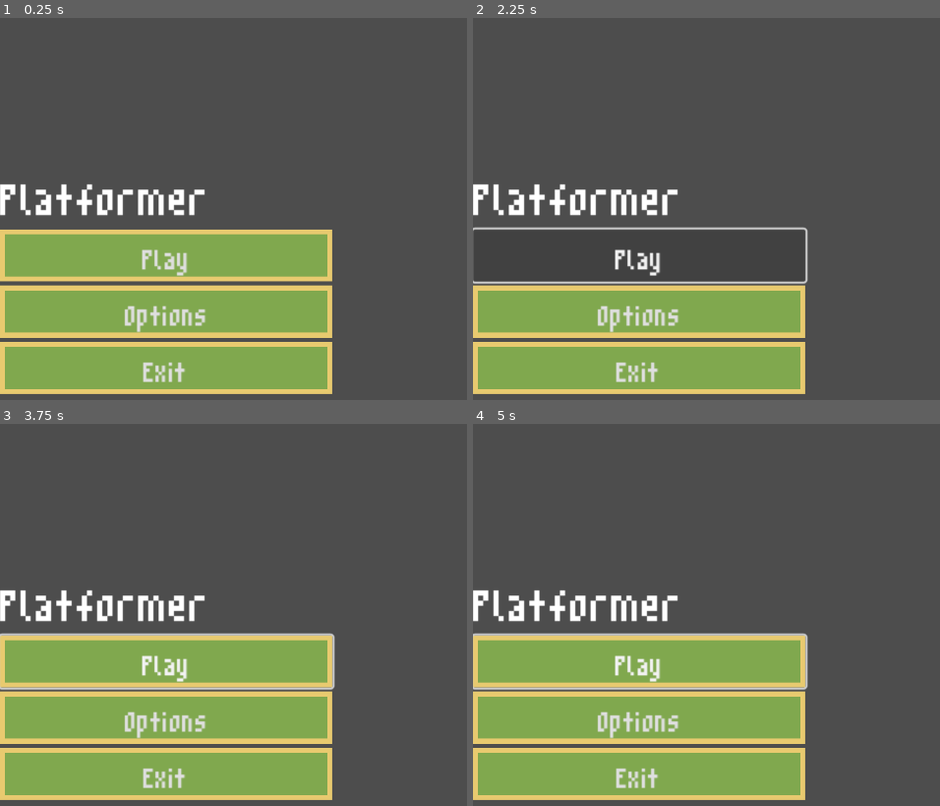
Above: before the commit, frames 1-4 (two rows, left to right).
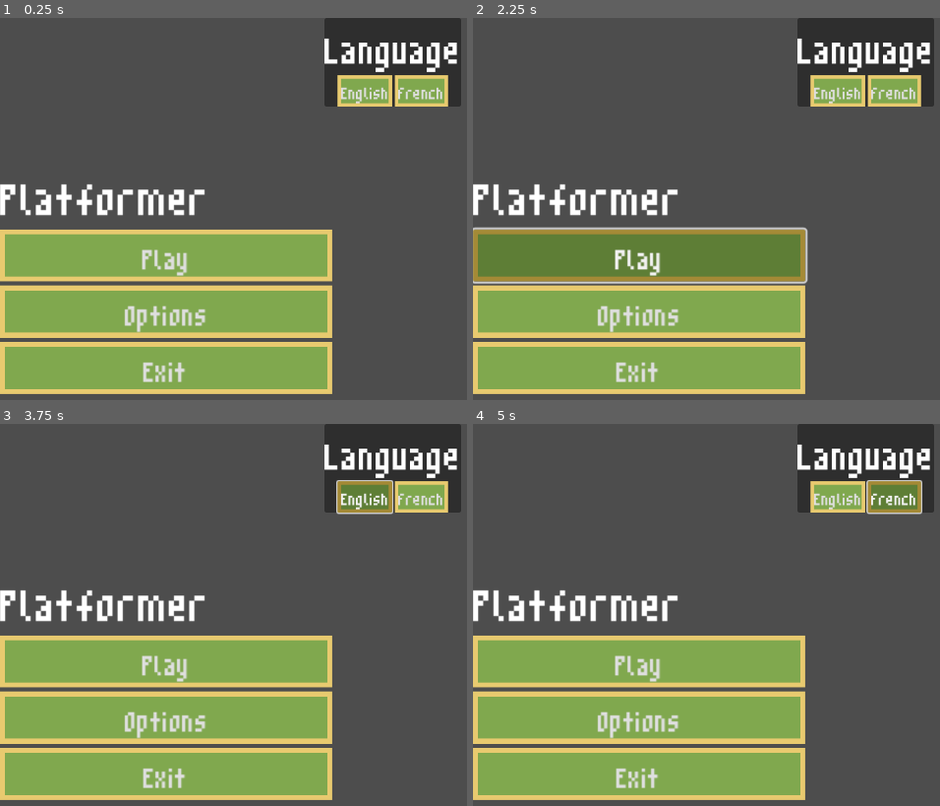
Above: after the commit, the same moments.

Repository: Sam-Gaudet/GameDevProject
Game: Godot game, scene res://Scenes/AlexisScenesAndScripts/main_menu.tscn
The game is run twice, just before and just after one commit, with the same random seed, the same clock (stepped at 60 frames per second) and the same inputs. This scene is started directly instead of the project's main scene.
Inputs (mouse positions are in pixels of both pictures, inside the frame that each line leads up to):
- Up to frame 1 (0.25 s): no input
- Up to frame 2 (2.25 s): click (837, 90) at 0.5 s, where only the run after the commit has a clickable "English"; click (893, 90) at 1.25 s, where only the run after the commit has a clickable "French"; click "Play" at 2 s
- Up to frame 3 (3.75 s): click "Play" at 2.75 s; click (364, 496) at 3.5 s, where only the run after the commit has a clickable "English"
- Up to frame 4 (5 s): click (893, 496) at 4.25 s, where only the run after the commit has a clickable "French"

The runs differ from the first frame. In frame 1, 6.7% of the frame differs, in the area x 69-99%, y 0-24%; in frame 2, 16%, in the area x 0-99%, y 0-70%; in frame 3, 7.9%; in frame 4, 7.9%.

Commit message:
Fixed buttons looking weird when hovered and pressed

Diff:
--- /dev/null
+++ b/game-dev-project/Assets/AlexisAssets/ButtonHover.tres
@@ -0,0 +1,9 @@
+[gd_resource type="StyleBoxFlat" format=3 uid="uid://dx270757cfgt6"]
+
+[resource]
+bg_color = Color(0.370072, 0.493729, 0.213231, 1)
+border_width_left = 5
+border_width_top = 5
+border_width_right = 5
+border_width_bottom = 5
+border_color = Color(0.642454, 0.539524, 0.211446, 1)
--- /dev/null
+++ b/game-dev-project/Assets/AlexisAssets/ButtonPressed.tres
@@ -0,0 +1,9 @@
+[gd_resource type="StyleBoxFlat" format=3 uid="uid://dd11joxjfo11o"]
+
+[resource]
+bg_color = Color(0.285707, 0.385763, 0.15823, 1)
+border_width_left = 5
+border_width_top = 5
+border_width_right = 5
+border_width_bottom = 5
+border_color = Color(0.503106, 0.419745, 0.152625, 1)
--- /dev/null
+++ b/game-dev-project/Assets/AlexisAssets/ButtonTheme.tres
@@ -0,0 +1,9 @@
+[gd_resource type="StyleBoxFlat" format=3 uid="uid://fqksfxp6mp8g"]
+
+[resource]
+bg_color = Color(0.501961, 0.658824, 0.305882, 1)
+border_width_left = 5
+border_width_top = 5
+border_width_right = 5
+border_width_bottom = 5
+border_color = Color(0.909804, 0.792157, 0.435294, 1)
--- a/game-dev-project/Scenes/AlexisScenesAndScripts/main_menu.tscn
+++ b/game-dev-project/Scenes/AlexisScenesAndScripts/main_menu.tscn
@@ -1,6 +1,9 @@
-[gd_scene load_steps=10 format=3 uid="uid://ddcs6fmpooyn8"]
+[gd_scene load_steps=13 format=3 uid="uid://ddcs6fmpooyn8"]
 
 [ext_resource type="FontFile" uid="uid://bfqrqr5je6vjj" path="res://Assets/AlexisAssets/Font.ttf" id="1_t0b6g"]
+[ext_resource type="StyleBox" uid="uid://fqksfxp6mp8g" path="res://Assets/AlexisAssets/ButtonTheme.tres" id="2_3ccvf"]
+[ext_resource type="StyleBox" uid="uid://dx270757cfgt6" path="res://Assets/AlexisAssets/ButtonHover.tres" id="2_ro21a"]
+[ext_resource type="StyleBox" uid="uid://dd11joxjfo11o" path="res://Assets/AlexisAssets/ButtonPressed.tres" id="4_o5lx2"]
 
 [sub_resource type="StyleBoxFlat" id="StyleBoxFlat_3ccvf"]
 
@@ -9,38 +12,33 @@
 default_font_size = 0
 Button/styles/normal = SubResource("StyleBoxFlat_3ccvf")
 
-[sub_resource type="StyleBoxFlat" id="StyleBoxFlat_t0b6g"]
-bg_color = Color(0.501961, 0.658824, 0.305882, 1)
-border_width_left = 5
-border_width_top = 5
-border_width_right = 5
-border_width_bottom = 5
-border_color = Color(0.909804, 0.792157, 0.435294, 1)
-
 [sub_resource type="Theme" id="Theme_3ccvf"]
-Button/styles/normal = SubResource("StyleBoxFlat_t0b6g")
-
-[sub_resource type="StyleBoxFlat" id="StyleBoxFlat_ro21a"]
-bg_color = Color(0.501961, 0.658824, 0.305882, 1)
-border_width_left = 5
-border_width_top = 5
-border_width_right = 5
-border_width_bottom = 5
-border_color = Color(0.910378, 0.790738, 0.434518, 1)
+Button/styles/hover = ExtResource("2_ro21a")
+Button/styles/normal = ExtResource("2_3ccvf")
+Button/styles/pressed = ExtResource("4_o5lx2")
 
 [sub_resource type="Theme" id="Theme_o5lx2"]
-Button/styles/normal = SubResource("StyleBoxFlat_ro21a")
-
-[sub_resource type="StyleBoxFlat" id="StyleBoxFlat_0pmvj"]
-bg_color = Color(0.501961, 0.658824, 0.305882, 1)
-border_width_left = 5
-border_width_top = 5
-border_width_right = 5
-border_width_bottom = 5
-border_color = Color(0.909804, 0.792157, 0.435294, 1)
+Button/styles/hover = ExtResource("2_ro21a")
+Button/styles/normal = ExtResource("2_3ccvf")
+Button/styles/pressed = ExtResource("4_o5lx2")
 
 [sub_resource type="Theme" id="Theme_a7f27"]
-Button/styles/normal = SubResource("StyleBoxFlat_0pmvj")
+Button/styles/hover = ExtResource("2_ro21a")
+Button/styles/normal = ExtResource("2_3ccvf")
+Button/styles/pressed = ExtResource("4_o5lx2")
+
+[sub_resource type="Theme" id="Theme_t0b6g"]
+default_font = ExtResource("1_t0b6g")
+
+[sub_resource type="Theme" id="Theme_0pmvj"]
+Button/styles/hover = ExtResource("2_ro21a")
+Button/styles/normal = ExtResource("2_3ccvf")
+Button/styles/pressed = ExtResource("4_o5lx2")
+
+[sub_resource type="Theme" id="Theme_a0lgb"]
+Button/styles/hover = ExtResource("2_ro21a")
+Button/styles/normal = ExtResource("2_3ccvf")
+Button/styles/pressed = ExtResource("4_o5lx2")
 
 [node name="Main_Menu" type="Control"]
 layout_mode = 3
@@ -99,3 +97,43 @@
 theme_override_fonts/font = ExtResource("1_t0b6g")
 theme_override_font_sizes/font_size = 50
 text = "Exit"
+
+[node name="SettingsMarginContainer" type="MarginContainer" parent="CanvasLayer"]
+anchors_preset = 5
+anchor_left = 0.5
+anchor_right = 0.5
+offset_left = -20.0
+offset_right = 20.0
+offset_bottom = 40.0
+grow_horizontal = 2
+size_flags_horizontal = 8
+size_flags_vertical = 0
+theme = SubResource("Theme_t0b6g")
+
+[node name="Panel" type="Panel" parent="CanvasLayer/SettingsMarginContainer"]
+layout_mode = 2
+
+[node name="VBoxContainer" type="VBoxContainer" parent="CanvasLayer/SettingsMarginContainer"]
+layout_mode = 2
+
+[node name="LanguageLabel" type="Label" parent="CanvasLayer/SettingsMarginContainer/VBoxContainer"]
+layout_mode = 2
+theme_override_font_sizes/font_size = 100
+text = "Language"
+
+[node name="LanguageHBoxContainer" type="HBoxContainer" parent="CanvasLayer/SettingsMarginContainer/VBoxContainer"]
+layout_mode = 2
+size_flags_horizontal = 4
+
+[node name="Engish" type="Button" parent="CanvasLayer/SettingsMarginContainer/VBoxContainer/LanguageHBoxContainer"]
+layout_mode = 2
+theme = SubResource("Theme_0pmvj")
+theme_override_fonts/font = ExtResource("1_t0b6g")
+theme_override_font_sizes/font_size = 45
+text = "English"
+
+[node name="French" type="Button" parent="CanvasLayer/SettingsMarginContainer/VBoxContainer/LanguageHBoxContainer"]
+layout_mode = 2
+theme = SubResource("Theme_a0lgb")
+theme_override_font_sizes/font_size = 45
+text = "French"
